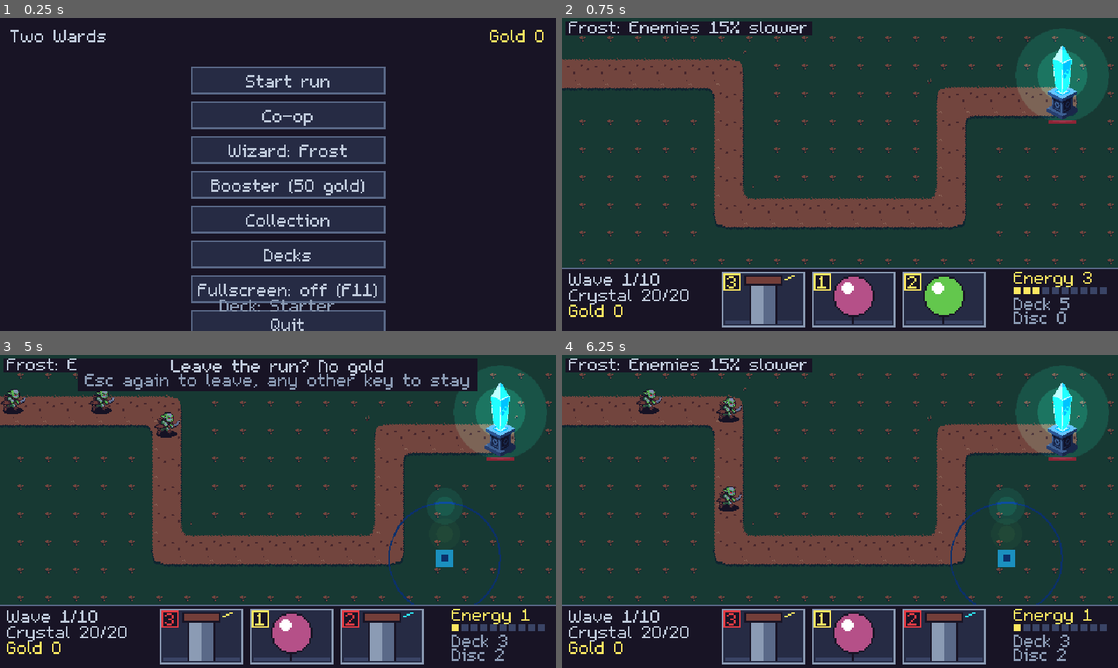
Above: before the commit, frames 1-4 (two rows, left to right).
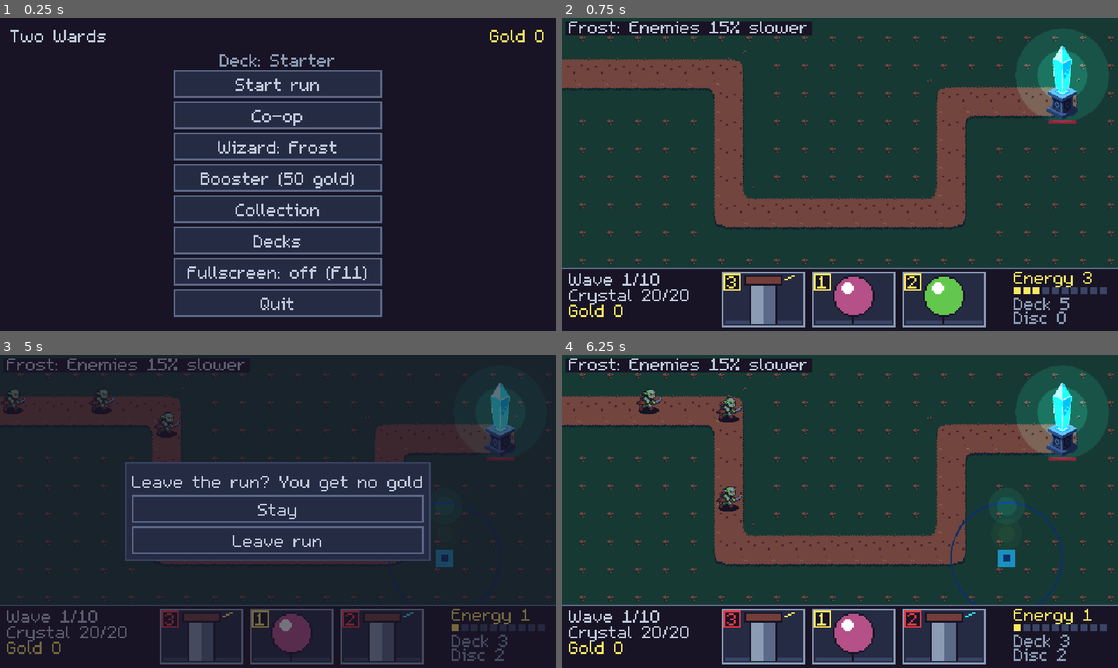
Above: after the commit, the same moments.

Repository: yggdrion/two-wards
Game: Godot game, scene res://scenes/main.tscn
Two runs of this game, one before a commit and one after it. Both use one fixed random seed, a clock stepped at 60 frames per second and the inputs below.
Inputs (mouse positions are in pixels of both pictures, inside the frame that each line leads up to):
- Up to frame 1 (0.25 s): no input
- Up to frame 2 (0.75 s): click "Start run" at 0.5 s
- Up to frame 3 (5 s): tap Enter at 1.25 s; move the mouse to (200, 636) at 1.27 s; tap E at 1.35, 2.3, 3.05, 3.8, 4.55 s; click (200, 636) at 1.42 s; tap Space at 1.52, 2.27, 3.77, 4.52 s; move the mouse to (289, 636) at 2.02 s; tap 1 at 2.1 s; click (289, 636) at 2.17 s; move the mouse to (383, 636) at 2.77 s; tap 2 at 2.85 s; click (383, 636) at 2.92 s; move the mouse to (383, 511) at 3.52 s; tap 3 at 3.6 s; click (383, 511) at 3.67 s; move the mouse to (444, 558) at 4.27 s; tap 4 at 4.35 s; click (444, 558) at 4.42 s; tap Escape at 4.9 s
- Up to frame 4 (6.25 s): click (840, 508) at 5 s, where only the run after the commit has a clickable "Stay"; move the mouse to (673, 464) at 5.77 s; tap Q at 5.85 s; click (673, 464) at 5.92 s; tap Space at 6.02 s; tap E at 6.05 s

The runs differ from the first frame. In frame 1, 18% of the frame differs, in the area x 31-70%, y 11-100%; in frame 2, nothing differs; in frame 3, 26%, in the area x 0-100%, y 1-99%; in frame 4, nothing differs.

Commit message:
feat(ui): fit the camp menu on screen and confirm leaving a run in an Esc menu
The camp buttons ran past the 360 px screen and the deck label sat on top of them; the label now sits under the title and the menu is tighter. Esc in a run opens a Stay / Leave run panel instead of the press-Esc-again banner.

Diff:
--- a/game/scripts/game.gd
+++ b/game/scripts/game.gd
@@ -9,7 +9,7 @@
 signal run_ended(gold: int)
 ## The player left the end-of-run banner.
 signal finished
-## The player gave up the run (Esc twice); pays nothing.
+## The player gave up the run (Leave run in the Esc menu); pays nothing.
 signal left
 
 ## How many host frames the client plays per physics frame when it has fallen behind.
@@ -39,6 +39,7 @@
 	hud.cycle_requested.connect(_cycle)
 	hud.pass_requested.connect(func() -> void: _pass(selected))
 	hud.reward_picked.connect(_pick_reward)
+	hud.leave_requested.connect(left.emit)
 	overlay.draw.connect(_draw_targeting)
 	sim.run_won.connect(_on_run_over)
 	sim.run_lost.connect(_on_run_over)
@@ -88,11 +89,7 @@
 	var key := event as InputEventKey
 	var click := event as InputEventMouseButton
 	if hud.confirm_leave:
-		if key != null and key.pressed and not key.echo:
-			if key.physical_keycode == KEY_ESCAPE:
-				left.emit()
-			hud.confirm_leave = false
-		elif click != null and click.pressed:
+		if key != null and key.pressed and not key.echo and key.physical_keycode == KEY_ESCAPE:
 			hud.confirm_leave = false
 		return
 	if key != null and key.pressed and not key.echo:
--- a/game/scripts/ui/hud.gd
+++ b/game/scripts/ui/hud.gd
@@ -4,7 +4,7 @@
 ## full card shows above the hand while the mouse is on a card, never while aiming one. In
 ## co-op a card passed by the partner shows as a fourth card, and the partner panel shows the
 ## partner's name, wizard and hand. After a cleared wave the reward offer shows as full cards
-## over the field until the player picks one.
+## over the field until the player picks one. Esc opens a menu to leave the run or stay.
 
 signal card_pressed(slot: int)
 signal cycle_requested(slot: int)
@@ -12,6 +12,8 @@
 signal pass_requested
 ## A card of the reward offer was clicked.
 signal reward_picked(card_id: String)
+## The player chose to leave the run in the Esc menu.
+signal leave_requested
 
 ## Screen size in base pixels; everything below is laid out from it and Sim.FIELD.
 const SCREEN := Vector2(640, 360)
@@ -32,9 +34,14 @@
 var names: Array = []
 ## Shown as the banner when set, e.g. when the partner left.
 var notice := ""
-## Asks whether to leave the run (after Esc with no card selected).
-var confirm_leave := false
+## Shows the Esc menu that asks whether to leave the run.
+var confirm_leave := false:
+	set(value):
+		confirm_leave = value
+		if _leave_menu != null:
+			_leave_menu.visible = value
 var partner_panel: PartnerPanel
+var leave_button: Button
 ## Slot of the card waiting for a target, or -1.
 var selected := -1
 var cards: Array[CardView] = []
@@ -42,6 +49,7 @@
 var rewards: Array[CardView] = []
 var _preview: CardView
 var _hovered := -1
+var _leave_menu: Control
 
 
 func _ready() -> void:
@@ -76,6 +84,30 @@
 	partner_panel.visible = false
 	partner_panel.pressed.connect(pass_requested.emit)
 	add_child(partner_panel)
+	_build_leave_menu()
+
+
+## Dims the screen (and swallows clicks) behind a small panel with Stay and Leave run.
+func _build_leave_menu() -> void:
+	_leave_menu = ColorRect.new()
+	_leave_menu.color = Color(Palette.PANEL, 0.6)
+	_leave_menu.size = SCREEN
+	_leave_menu.theme = App.THEME
+	_leave_menu.visible = confirm_leave
+	add_child(_leave_menu)
+	var panel := PanelContainer.new()
+	_leave_menu.add_child(panel)
+	var box := VBoxContainer.new()
+	box.add_theme_constant_override("separation", 4)
+	panel.add_child(box)
+	var title := MetaScreen.label("Leave the run? You get no gold")
+	title.horizontal_alignment = HORIZONTAL_ALIGNMENT_CENTER
+	box.add_child(title)
+	box.add_child(MetaScreen.button("Stay", func() -> void: confirm_leave = false))
+	leave_button = MetaScreen.button("Leave run", leave_requested.emit)
+	box.add_child(leave_button)
+	panel.size = panel.get_combined_minimum_size()
+	panel.position = (SCREEN - panel.size) / 2.0
 
 
 func _process(_delta: float) -> void:
@@ -196,10 +228,7 @@
 func _draw_banner() -> void:
 	var text := ""
 	var hint := ""
-	if confirm_leave:
-		text = "Leave the run? No gold"
-		hint = "Esc again to leave, any other key to stay"
-	elif not notice.is_empty() and not sim.is_over():
+	if not notice.is_empty() and not sim.is_over():
 		text = notice
 		hint = CONTINUE_HINT
 	else:
--- a/game/scripts/ui/meta/camp_screen.gd
+++ b/game/scripts/ui/meta/camp_screen.gd
@@ -10,15 +10,21 @@
 var coop_button: Button
 var booster_button: Button
 var hero_button: Button
-var _deck_label: Label
+var menu: VBoxContainer
+var deck_label: Label
 
 
 func build() -> void:
 	add_header("Two Wards", false)
-	var menu := VBoxContainer.new()
-	menu.add_theme_constant_override("separation", 8)
-	menu.position = Vector2(220, 56)
-	menu.size = Vector2(200, 0)
+	deck_label = label("", &"DimLabel")
+	deck_label.horizontal_alignment = HORIZONTAL_ALIGNMENT_CENTER
+	deck_label.position = Vector2(0, 34)
+	deck_label.size = Vector2(SCREEN.x, 24)
+	add_child(deck_label)
+	menu = VBoxContainer.new()
+	menu.add_theme_constant_override("separation", 4)
+	menu.position = Vector2((SCREEN.x - 240) / 2, 60)
+	menu.size = Vector2(240, 0)
 	add_child(menu)
 	start_button = button("Start run", func() -> void: navigate.emit(App.Screen.RUN))
 	coop_button = button("Co-op", func() -> void: navigate.emit(App.Screen.COOP))
@@ -41,11 +47,6 @@
 		display.changed.connect(_refresh_fullscreen)
 		_refresh_fullscreen()
 	menu.add_child(button("Quit", func() -> void: get_tree().quit()))
-	_deck_label = label("", &"DimLabel")
-	_deck_label.horizontal_alignment = HORIZONTAL_ALIGNMENT_CENTER
-	_deck_label.position = Vector2(0, 316)
-	_deck_label.size = Vector2(SCREEN.x, 24)
-	add_child(_deck_label)
 
 
 func _refresh_fullscreen() -> void:
@@ -61,6 +62,6 @@
 	start_button.disabled = not ready
 	coop_button.disabled = not ready
 	if ready:
-		_deck_label.text = "Deck: %s" % deck_name
+		deck_label.text = "Deck: %s" % deck_name
 	else:
-		_deck_label.text = "Deck %s is not ready, fix it in Decks" % deck_name
+		deck_label.text = "Deck %s is not ready, fix it in Decks" % deck_name
--- a/game/tests/loop_screens_test.gd
+++ b/game/tests/loop_screens_test.gd
@@ -78,7 +78,7 @@
 	return key
 
 
-func test_escape_twice_leaves_the_run_without_gold() -> void:
+func test_escape_menu_leaves_the_run_without_gold() -> void:
 	var app := _app()
 	app.show_screen(App.Screen.RUN)
 	var game: RunScreen = app._screen
@@ -88,9 +88,11 @@
 	game._unhandled_input(_key(KEY_ESCAPE))
 	assert_bool(game.hud.confirm_leave).is_true()
 	game._unhandled_input(_key(KEY_Q))
+	assert_bool(game.hud.confirm_leave).is_true()
+	game._unhandled_input(_key(KEY_ESCAPE))
 	assert_bool(game.hud.confirm_leave).is_false()
 	assert_int(app.current).is_equal(App.Screen.RUN)
 	game._unhandled_input(_key(KEY_ESCAPE))
-	game._unhandled_input(_key(KEY_ESCAPE))
+	game.hud.leave_button.pressed.emit()
 	assert_int(app.current).is_equal(App.Screen.CAMP)
 	assert_int(app.profile.gold).is_equal(gold)
--- a/game/tests/meta_screens_test.gd
+++ b/game/tests/meta_screens_test.gd
@@ -27,6 +27,13 @@
 	var camp: CampScreen = app._screen
 	assert_bool(camp.start_button.disabled).is_false()
 	assert_bool(FileAccess.file_exists(PATH)).is_true()
+
+
+func test_camp_menu_fits_the_screen_below_the_deck_label() -> void:
+	var camp: CampScreen = _app()._screen
+	var bottom := camp.menu.position.y + camp.menu.get_combined_minimum_size().y
+	assert_float(bottom).is_less_equal(MetaScreen.SCREEN.y)
+	assert_float(camp.menu.position.y).is_greater_equal(camp.deck_label.get_rect().end.y)
 
 
 func test_save_survives_restart() -> void:
